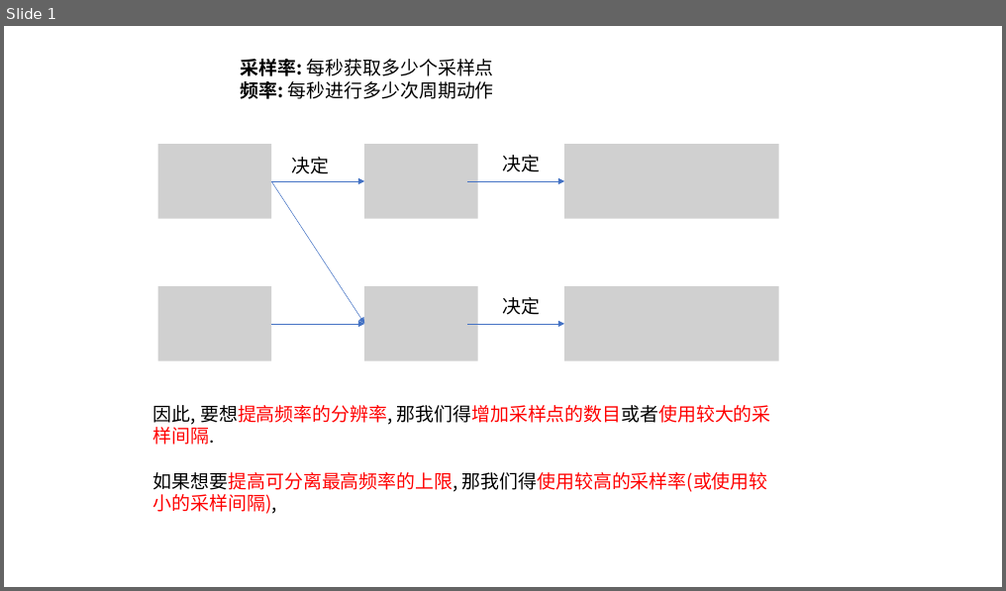
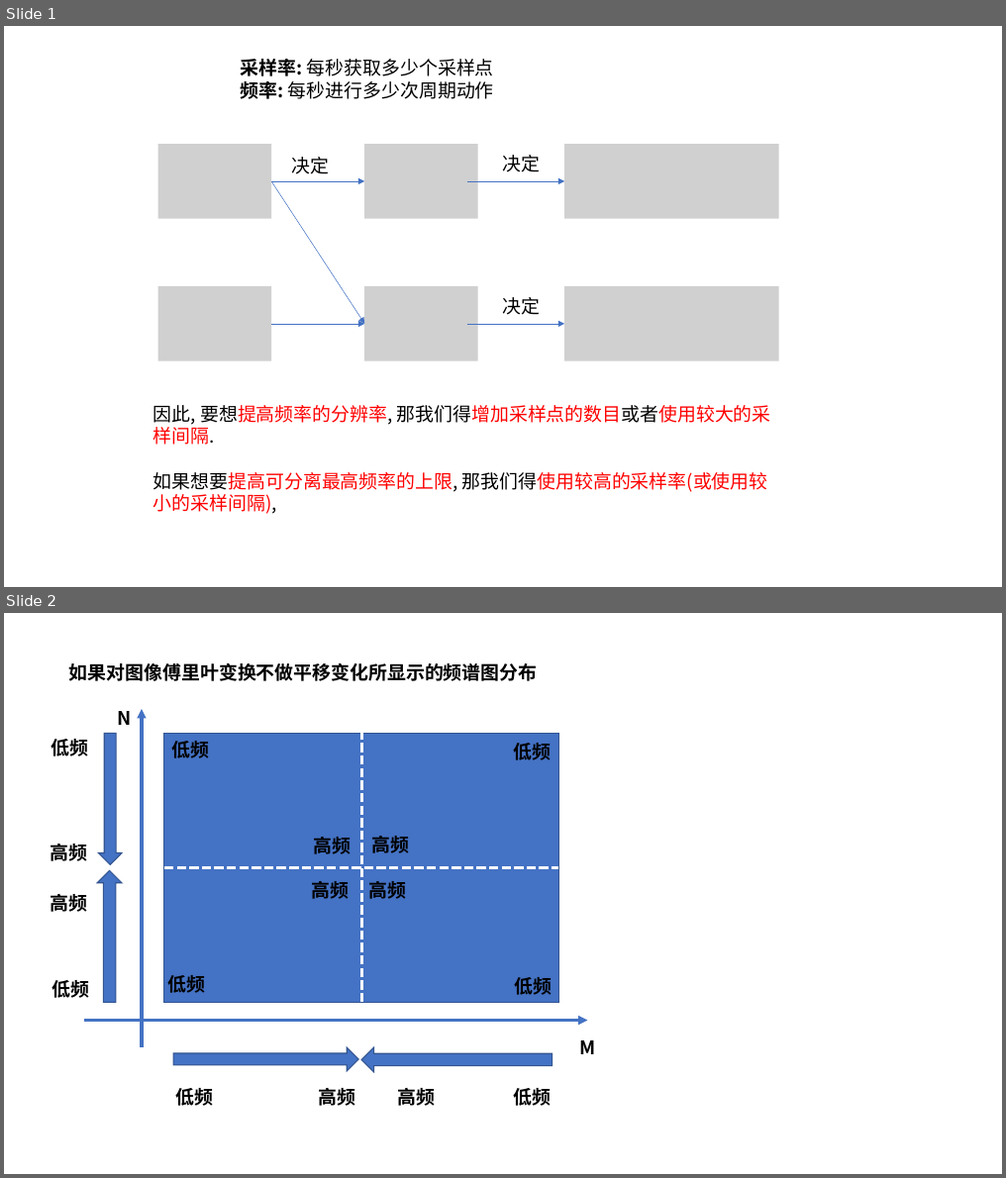
Before and after one commit to wowotou1998/Convex-Optimization-Notes, a slide deck: Fourier transform/采样率,周期,和采样点之间的关系.pptx. Shown one above the other, each under a label of ours: slide 1 before the commit, slides 1 and 2 after it. The pictures are 1006x591 and 1006x1178 pixels, drawn with LibreOffice and Linux fonts; fonts in the diff are those of the drawing; grey boxes stand for pictures. Boxes give left, top, right and bottom in pixels: in the first picture for what was removed or moved away, otherwise in the second. Text is boxed around its words. In the diff, an @@ line names an element or a change of style, - is before the commit and + after.

```diff
--- a/Fourier transform/采样率,周期,和采样点之间的关系.pptx
+++ b/Fourier transform/采样率,周期,和采样点之间的关系.pptx
@@ slide 2 added at bbox=[4, 613, 1002, 1174], background #FFFFFF @@
@@ text added at bbox=[69, 663, 537, 681], 18 pt, text #000000, bold @@
+如果对图像傅里叶变换不做平移变化所显示的频谱图分布
@@ text added at bbox=[117, 711, 131, 725], 18 pt, text #000000, bold @@
+N
@@ arrow added from (142, 1048) to (142, 709), #4472C4 3 pt @@
@@ text added at bbox=[51, 739, 88, 757], 18 pt, text #000000, bold @@
+低频
@@ right arrow added at bbox=[99, 733, 122, 864], fill #4472C4, outline #325491 1 pt @@
@@ rectangle added at bbox=[164, 734, 558, 1003], fill #4472C4, outline #325491 1 pt @@
@@ text added at bbox=[171, 741, 209, 759], 18 pt, text #000000, bold @@
+低频
@@ line added from (361, 1002) to (361, 734), #FFFFFF 3 pt dashed @@
@@ text added at bbox=[514, 743, 551, 761], 18 pt, text #000000, bold @@
+低频
@@ text added at bbox=[51, 840, 88, 864], 18 pt, text #000000, bold @@
+高频
@@ text added at bbox=[313, 837, 350, 855], 18 pt, text #000000, bold @@
+高频
@@ text added at bbox=[372, 836, 410, 854], 18 pt, text #000000, bold @@
+高频
@@ left arrow added at bbox=[97, 871, 122, 1003], fill #4472C4, outline #325491 1 pt @@
@@ line added from (164, 867) to (558, 867), #FFFFFF 3 pt dashed @@
@@ text added at bbox=[51, 890, 88, 915], 18 pt, text #000000, bold @@
+高频
@@ text added at bbox=[311, 881, 349, 899], 18 pt, text #000000, bold @@
+高频
@@ text added at bbox=[369, 881, 407, 899], 18 pt, text #000000, bold @@
+高频
@@ text added at bbox=[52, 980, 89, 998], 18 pt, text #000000, bold @@
+低频
@@ text added at bbox=[168, 975, 206, 993], 18 pt, text #000000, bold @@
+低频
@@ text added at bbox=[515, 977, 552, 995], 18 pt, text #000000, bold @@
+低频
@@ arrow added from (84, 1020) to (588, 1020), #4472C4 3 pt @@
@@ right arrow added at bbox=[173, 1048, 358, 1071], fill #4472C4, outline #325491 1 pt @@
@@ left arrow added at bbox=[361, 1048, 552, 1072], fill #4472C4, outline #325491 1 pt @@
@@ text added at bbox=[579, 1041, 595, 1055], 18 pt, text #000000, bold @@
+M
@@ text added at bbox=[318, 1085, 355, 1110], 18 pt, text #000000, bold @@
+高频
@@ text added at bbox=[398, 1085, 436, 1110], 18 pt, text #000000, bold @@
+高频
@@ text added at bbox=[176, 1088, 214, 1106], 18 pt, text #000000, bold @@
+低频
@@ text added at bbox=[514, 1088, 551, 1106], 18 pt, text #000000, bold @@
+低频
```
Also in this commit, not shown: 1 other slide added, 3 other files.
